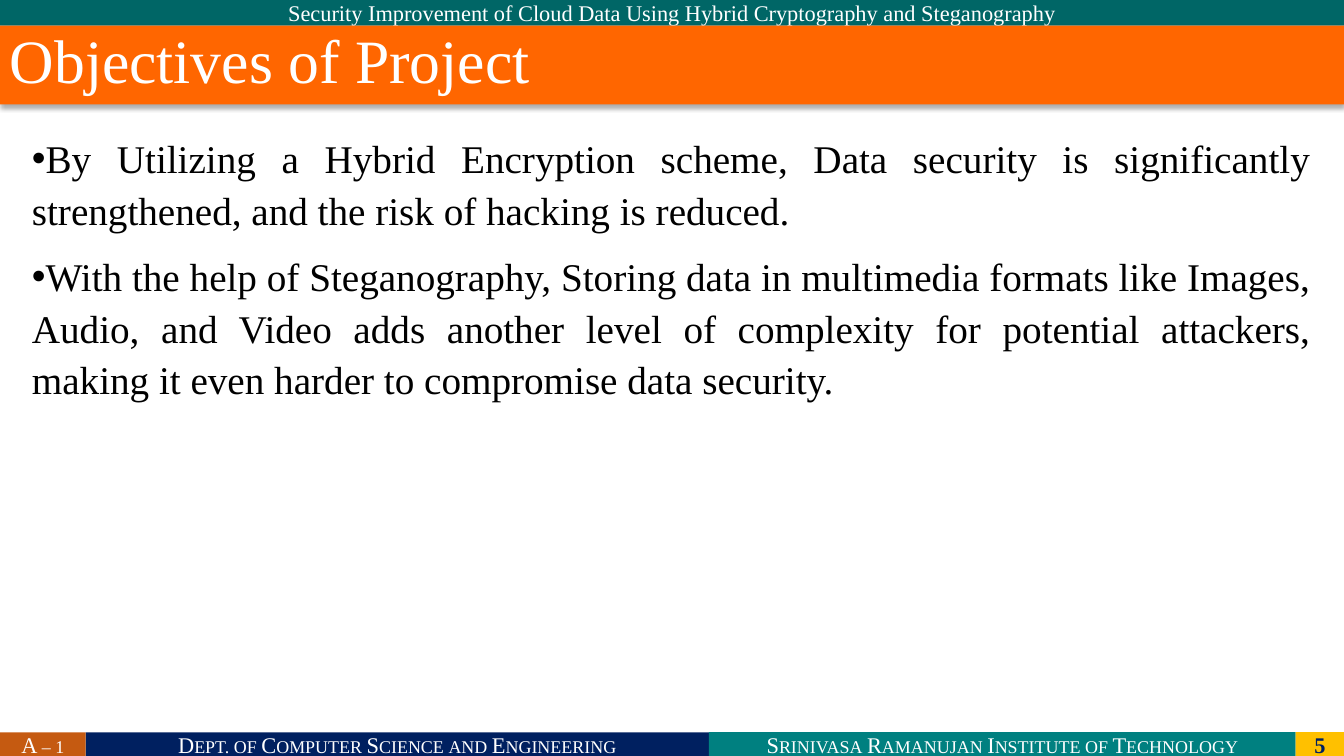
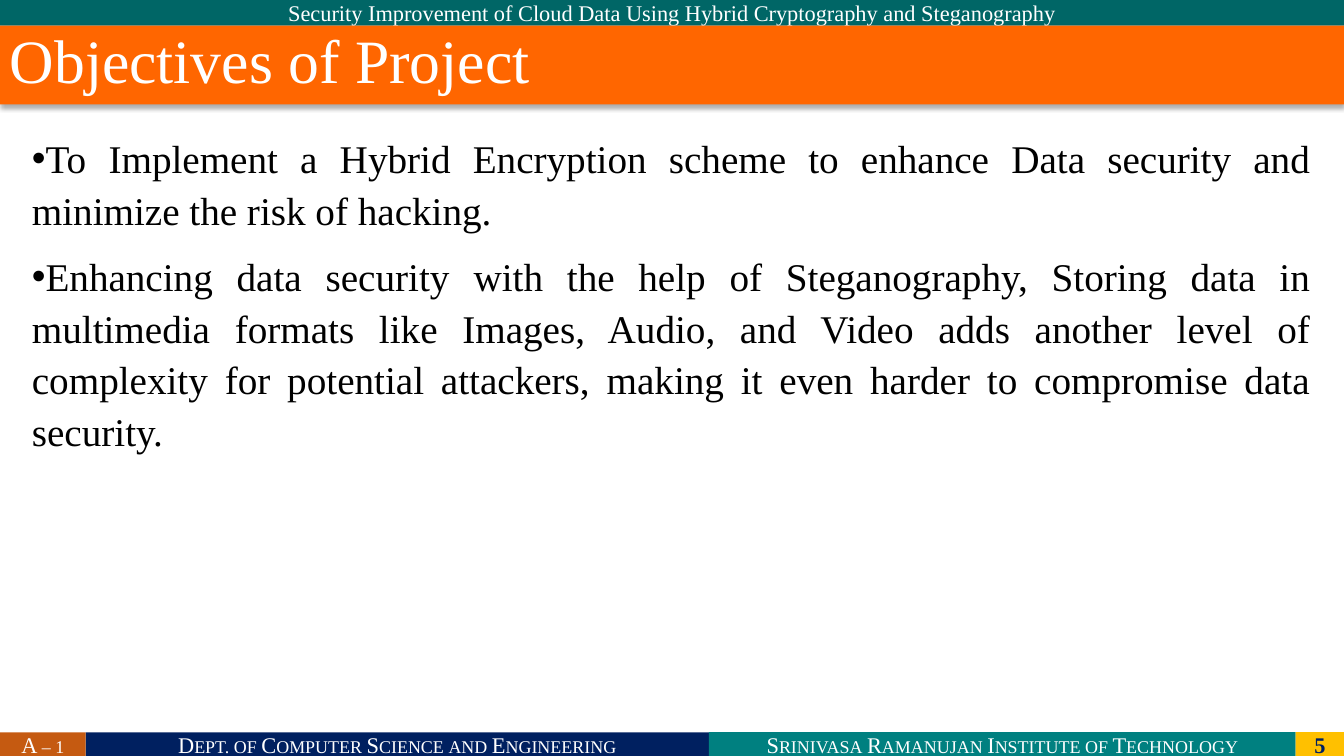
Before and after one commit to SRIT-CSE/SAFE-SHARING-ACESS-CONTROL-FOR-CLOUD-STORED-DATA, a slide deck: slide 5 of ajaykishore-506/Batch-A1.pptx. Drawn at 1344x756 pixels with LibreOffice and Linux fonts; fonts in the diff are those of the drawing; background and template pictures are left out. Boxes give left, top, right and bottom in pixels: in the first picture for what was removed or moved away, otherwise in the second. Text is boxed around its words. In the diff, an @@ line names an element or a change of style, - is before the commit and + after.

```diff
--- a/ajaykishore-506/Batch-A1.pptx
+++ b/ajaykishore-506/Batch-A1.pptx
@@ text at <box>32,145,1310,454</box>: text changed @@
-• By Utilizing a Hybrid Encryption scheme, Data security is significantly strengthened, and the risk of hacking is reduced.
-• With the help of Steganography, Storing data in multimedia formats like Images, Audio, and Video adds another level of complexity for potential attackers, making it even harder to compromise data security.
+• To Implement a Hybrid Encryption scheme to enhance Data security and minimize the risk of hacking.
+• Enhancing data security with the help of Steganography, Storing data in multimedia formats like Images, Audio, and Video adds another level of complexity for potential attackers, making it even harder to compromise data security.
```
Also in this commit, not shown: 8 other slides changed, 2 slides added.
